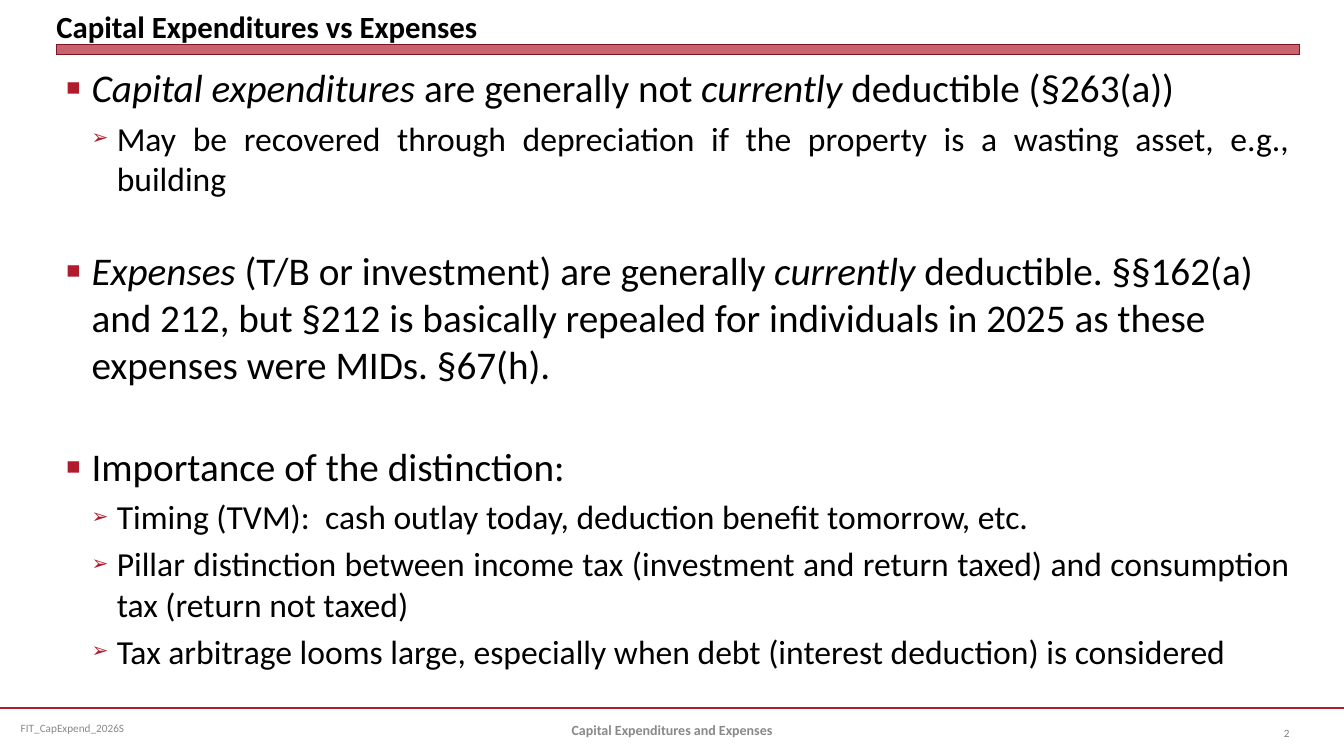
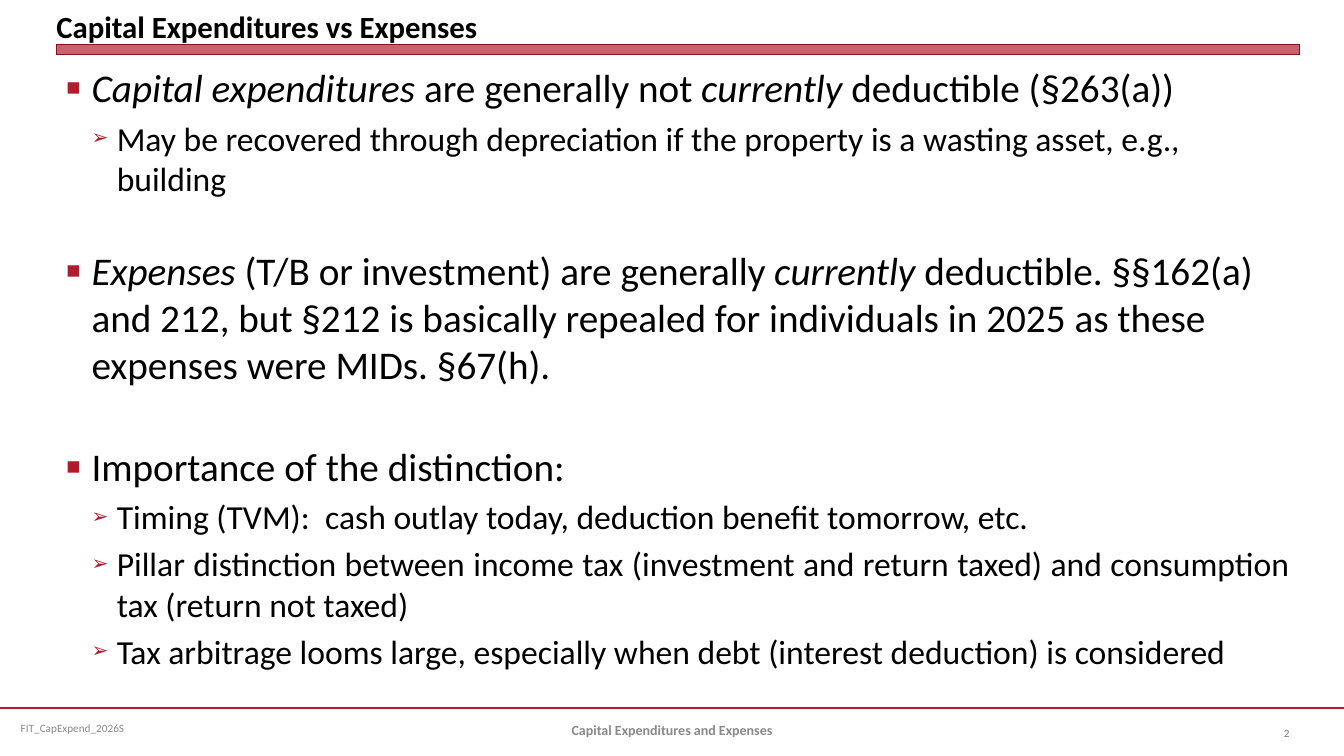
Before and after one commit to jmc877/Fed-Income-Tax, a slide deck: slide 2 of slides/FIT_CapExpend_2026S.pptx. Drawn at 1344x756 pixels with LibreOffice and Linux fonts; fonts in the diff are those of the drawing. Boxes give left, top, right and bottom in pixels: in the first picture for what was removed or moved away, otherwise in the second. Text is boxed around its words. In the diff, an @@ line names an element or a change of style, - is before the commit and + after.

```diff
--- a/slides/FIT_CapExpend_2026S.pptx
+++ b/slides/FIT_CapExpend_2026S.pptx
@@ text at (x1=117, y1=127, x2=1179, y2=197): alignment justified to left @@
```
Also in this commit, not shown: 2 other files.
